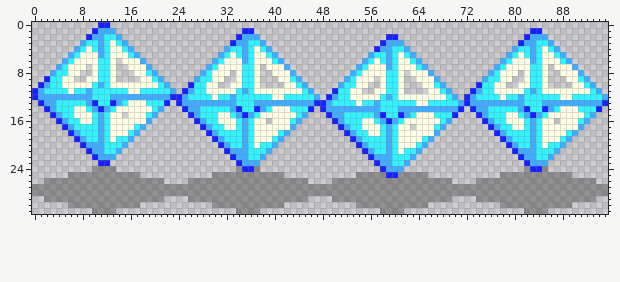
File history of a sprite sheet, imgs/crustal.png. Above, as it was before the edit.
The file is 96x32 pixels.
Once edited:
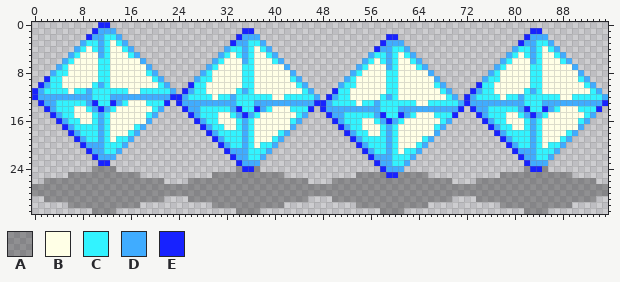
Palette (. is transparent): A #0000004c  B #ffffe6  C #32f3ff  D #40acff  E #1722ff
Diff:
y 6: x 14 . -> B
y 7: x 9 . -> B; x 14..15 .. -> BB; x 38 . -> B; x 86 . -> B
y 8: x 8..9 .. -> BB; x 14..16 ... -> BBB; x 33 . -> B; x 38..39 .. -> BB; x 62 . -> B; x 81 . -> B; x 86..87 .. -> BB
y 9: x 7..8 .. -> BB; x 14..17 .... -> BBBB; x 32..33 .. -> BB; x 38..40 ... -> BBB; x 57 . -> B; x 62..63 .. -> BB; x 80..81 .. -> BB; x 86..88 ... -> BBB
y 10: x 31..32 .. -> BB; x 38..41 .... -> BBBB; x 56..57 .. -> BB; x 62..64 ... -> BBB; x 79..80 .. -> BB; x 86..89 .... -> BBBB
y 11: x 55..56 .. -> BB; x 62..65 .... -> BBBB
y 15: x 15 . -> B
y 16: x 39 . -> B; x 87 . -> B
y 17: x 63 . -> B
Boxes around the changes in both pictures, in picture pixels (x1, y1, x2, y2):
added: (74, 58, 140, 82)
added: (218, 64, 284, 88)
added: (506, 64, 572, 88)
added: (362, 70, 428, 94)
added: (122, 112, 128, 118)
added: (266, 118, 272, 124)
added: (554, 118, 560, 124)
added: (410, 124, 416, 130)
